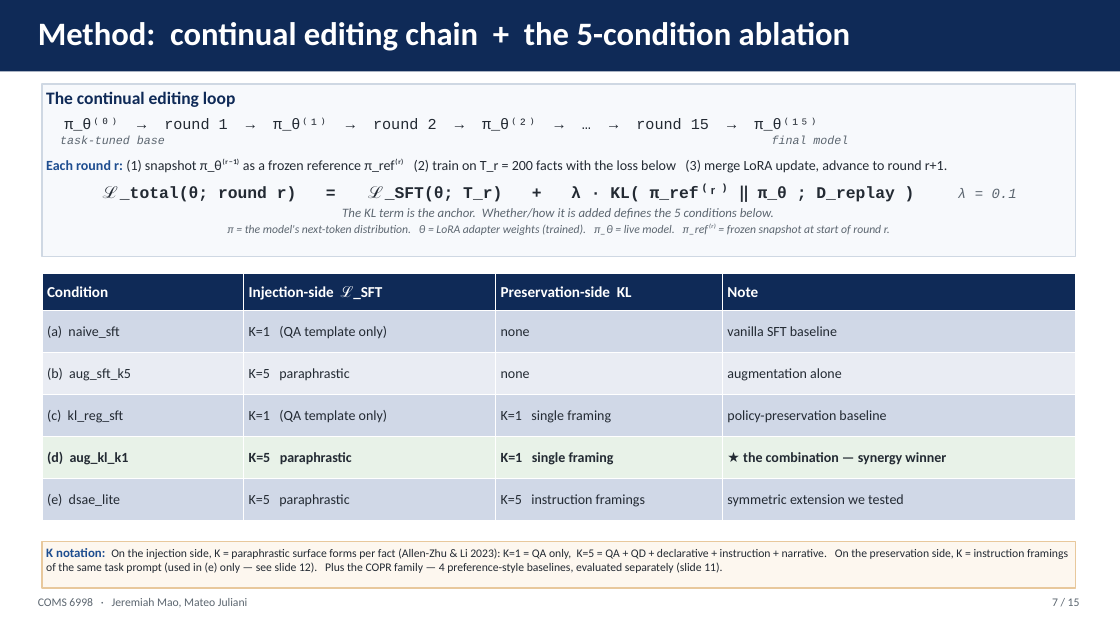
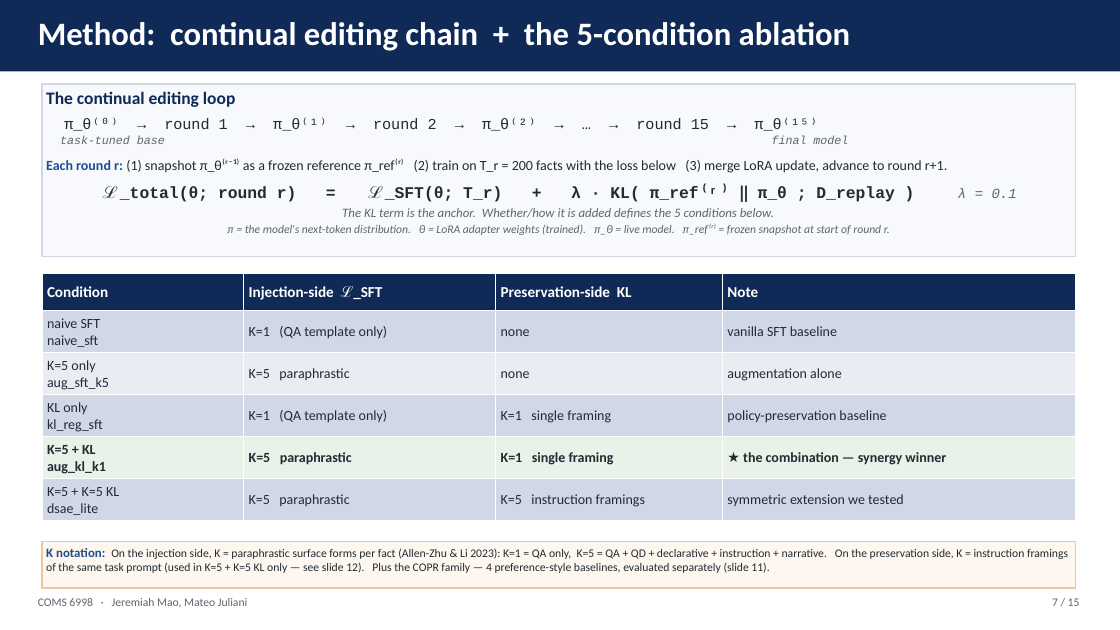
Before and after one commit to jeremiahmao/still-on-task-llm, a slide deck: slide 7 of paper_slides/synergy_deck.pptx. Drawn at 1120x630 pixels with LibreOffice and Linux fonts; fonts in the diff are those of the drawing. Boxes give left, top, right and bottom in pixels: in the first picture for what was removed or moved away, otherwise in the second. Text is boxed around its words. In the diff, an @@ line names an element or a change of style, - is before the commit and + after.

Commit message:
task: deck — replace cryptic (a)/(b)/(c)/(d)/(e) labels with descriptive names everywhere

```diff
--- a/paper_slides/synergy_deck.pptx
+++ b/paper_slides/synergy_deck.pptx
@@ table at (x1=42, y1=273, x2=1075, y2=521) @@
-row 2, column 1: (a) naive_sft
+row 2, column 1: naive SFT naive_sft
-row 3, column 1: (b) aug_sft_k5
+row 3, column 1: K=5 only aug_sft_k5
-row 4, column 1: (c) kl_reg_sft
+row 4, column 1: KL only kl_reg_sft
-row 5, column 1: (d) aug_kl_k1
+row 5, column 1: K=5 + KL aug_kl_k1
-row 6, column 1: (e) dsae_lite
+row 6, column 1: K=5 + K=5 KL dsae_lite
@@ text in rectangle at (x1=46, y1=548, x2=1068, y2=573): text changed @@
-K notation: On the injection side, K = paraphrastic surface forms per fact (Allen-Zhu & Li 2023): K=1 = QA only, K=5 = QA + QD + declarative + instruction + narrative. On the preservation side, K = instruction framings of the same task prompt (used in (e) only — see slide 12). Plus the COPR family — 4 preference-style baselines, evaluated separately (slide 11).
+K notation: On the injection side, K = paraphrastic surface forms per fact (Allen-Zhu & Li 2023): K=1 = QA only, K=5 = QA + QD + declarative + instruction + narrative. On the preservation side, K = instruction framings of the same task prompt (used in K=5 + K=5 KL only — see slide 12). Plus the COPR family — 4 preference-style baselines, evaluated separately (slide 11).
```
Also in this commit, not shown: 6 other slides changed, 1 other file.
